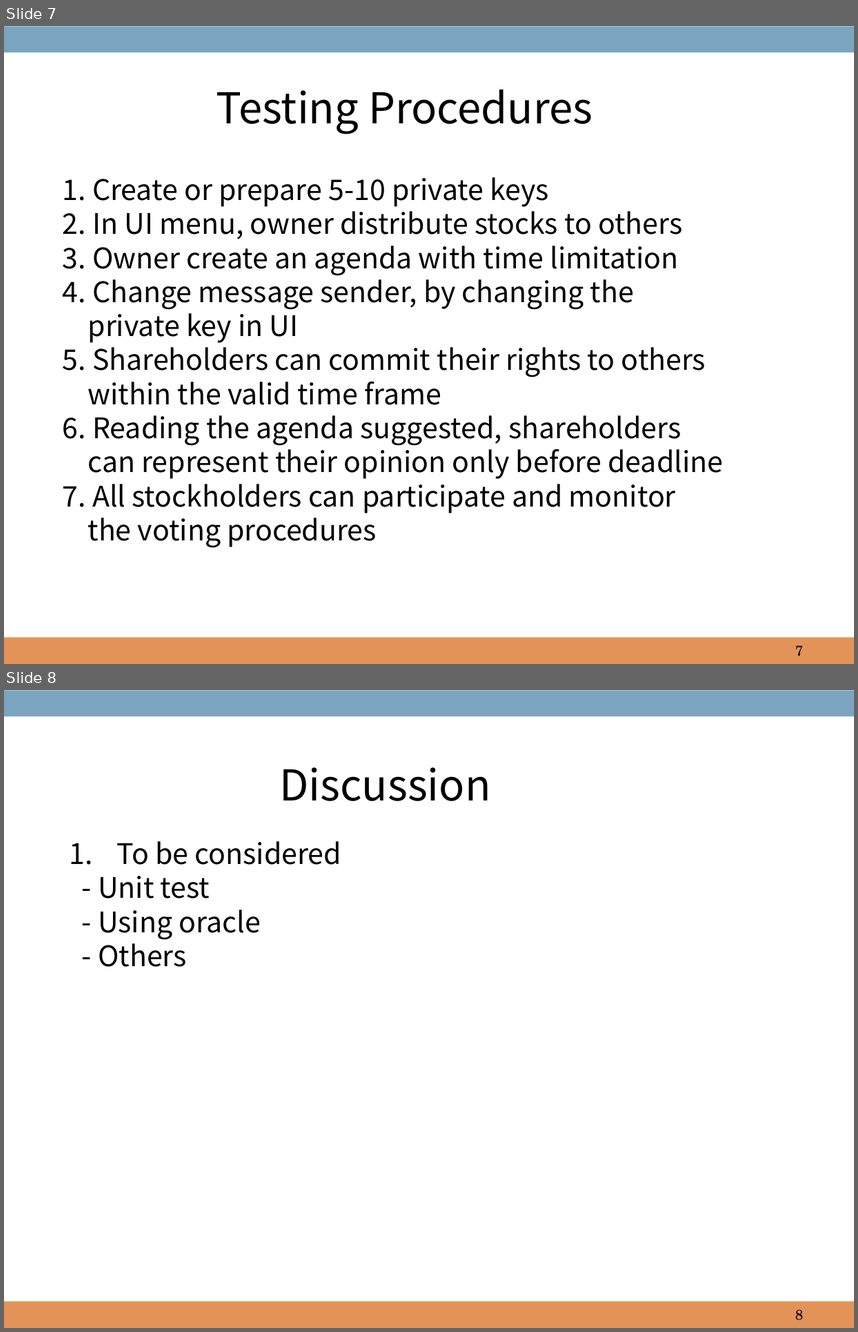
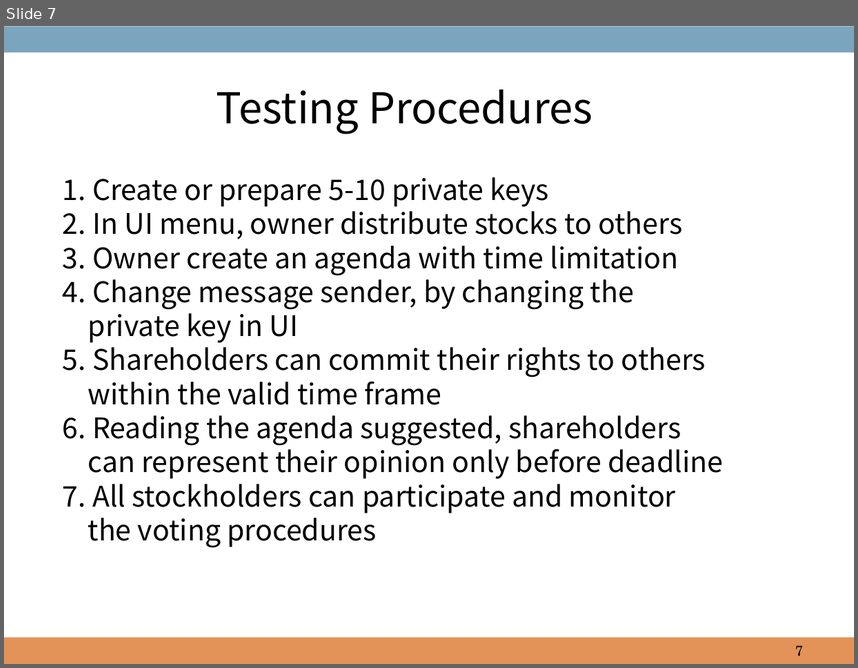
Before and after one commit to hdbaek/NotUsed, a slide deck: AgendaHandling.pptx. Shown one above the other, each under a label of ours: slides 7 and 8 before the commit, slide 7 after it. The pictures are 858x1332 and 858x668 pixels, drawn with LibreOffice and Linux fonts; fonts in the diff are those of the drawing; background and template pictures are left out. Boxes give left, top, right and bottom in pixels: in the first picture for what was removed or moved away, otherwise in the second. Text is boxed around its words. In the diff, an @@ line names an element or a change of style, - is before the commit and + after.

```diff
--- a/AgendaHandling.pptx
+++ b/AgendaHandling.pptx
@@ slide 8 removed at bbox=[4, 690, 854, 1328], background picture (left out); not listed: 2 template elements that a slide beside it also shows @@
@@ text removed at bbox=[279, 767, 490, 801] @@
-Discussion
@@ text removed at bbox=[98, 841, 341, 967] @@
-1. To be considered
-- Unit test
-- Using oracle
-- Others
@@ page number removed at bbox=[795, 1309, 803, 1320] @@
-8
```
Also in this commit, not shown: 3 slides changed.
